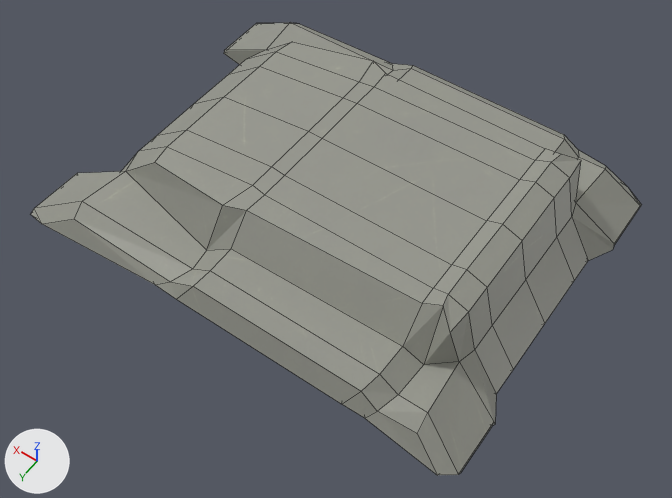
What one commit did to the Blender file BlenderModelMasterFiles.blend.
Both versions are drawn from a camera (50 mm lens) standing at (-10.99, 17.01, 21.96) and looking at (0.25, 1.27, -2.77). The axes (+X, +Y, +Z) are drawn at lower left. The lights are the same throughout. The picture after the commit comes second. Mesh edges are drawn as thin lines. The same objects are shown in both versions, whatever each file hides.

The older version as bpy lines, for what is in view:
```python
me_cube_001 = bpy.data.meshes.new('Cube.001')
me_cube_001.from_pydata(...)  # 170 vertices, 168 faces; spans x -8.2..8.7, y -6.5..6.5, z -2.6..2.5
me_cube_001.materials.append(mat_material_002)  # its picture is missing
ob_armor1 = bpy.data.objects.new('Armor1', me_cube_001)
ob_armor1.location = (0.82, 0.0, -1.56)
```
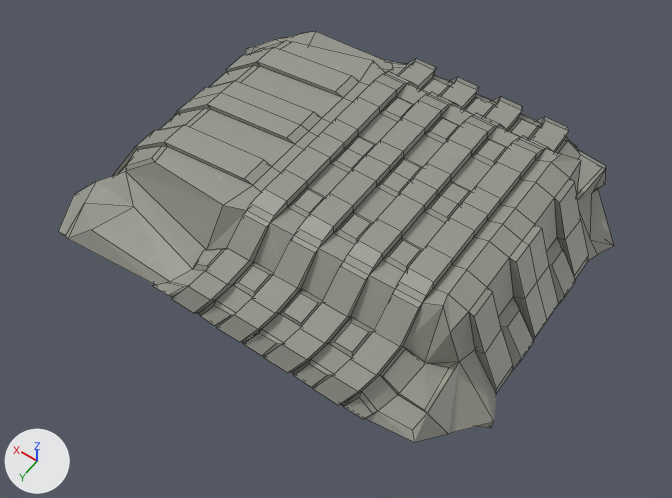
Edits to the scene script, one JSON object a line:
```json
{"block": "me_cube_001", "where": "# used by ob_armor1; location = (0.82, 0.0, -1.56)"}
{"op": "remove", "block": "me_cube_001", "code": "me_cube_001.from_pydata(...)  # 170 vertices, 168 faces; spans x -8.2..8.7, y -6.5..6.5, z -2.6..2.5"}
{"op": "add", "block": "me_cube_001", "code": "me_cube_001.from_pydata(...)  # 712 vertices, 712 faces; spans x -8.2..8.2, y -6.6..6.6, z -2.6..2.5"}
{"block": "me_cube_001", "change": "me_cube_001 part 1: 26 vertices moved from x -8.2..8.7, y -6.5..6.5, z -1.0..0.6 to x -8.2..8.2, y -6.5..6.5, z -1.0..0.3; 8 vertices removed from x -8.2..6.5, y -6.4..6.4, z -1.0..1.7; 550 vertices added at x -7.8..7.5, y -6.6..6.6, z -2.6..2.5"}
{"block": "me_cube_001", "change": "me_cube_001 part 2: 43 kept faces spanning x -8.2..8.2, y 1.9..6.5, z -2.6..2.5 get new texture (UV) coordinates"}
```

Pixel boxes [x1, y1, x2, y2] of what changed, in the pictures (672 x 498 px):
```json
{"object": "Armor1", "change": "reshaped", "before": [31, 23, 641, 475], "after": [59, 31, 614, 442], "on screen": "9% narrower, 9% shorter"}
{"part": 1, "of": "me_cube_001", "change": "built on", "before": [158, 23, 641, 475], "after": [113, 31, 614, 442]}
{"part": 2, "of": "me_cube_001", "change": "surface changed", "before": [31, 147, 496, 474], "after": [59, 147, 496, 434]}
```
